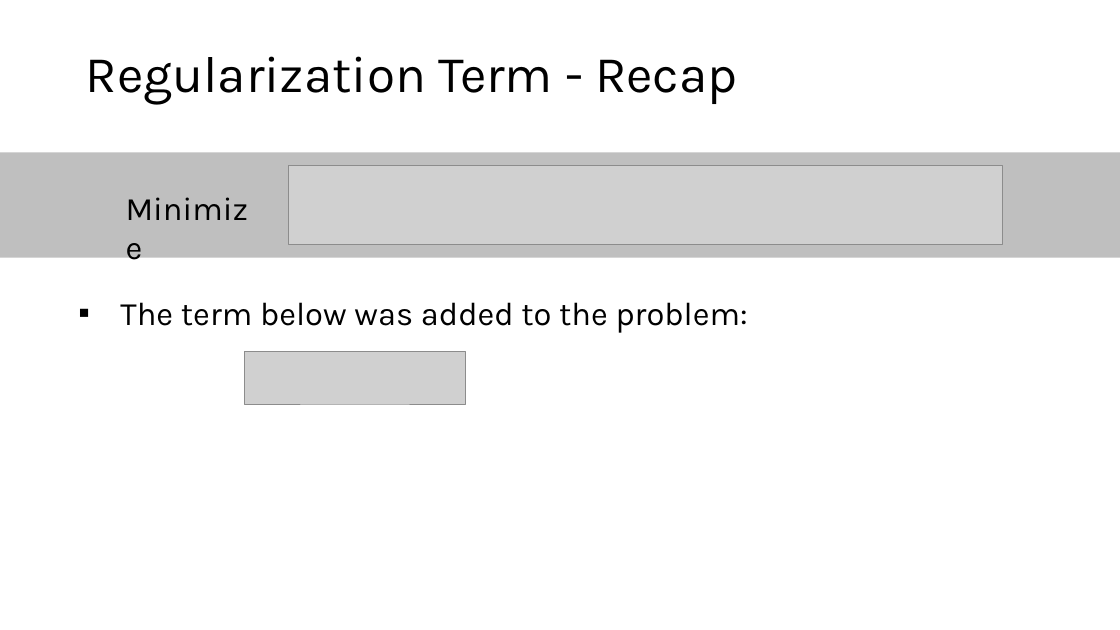
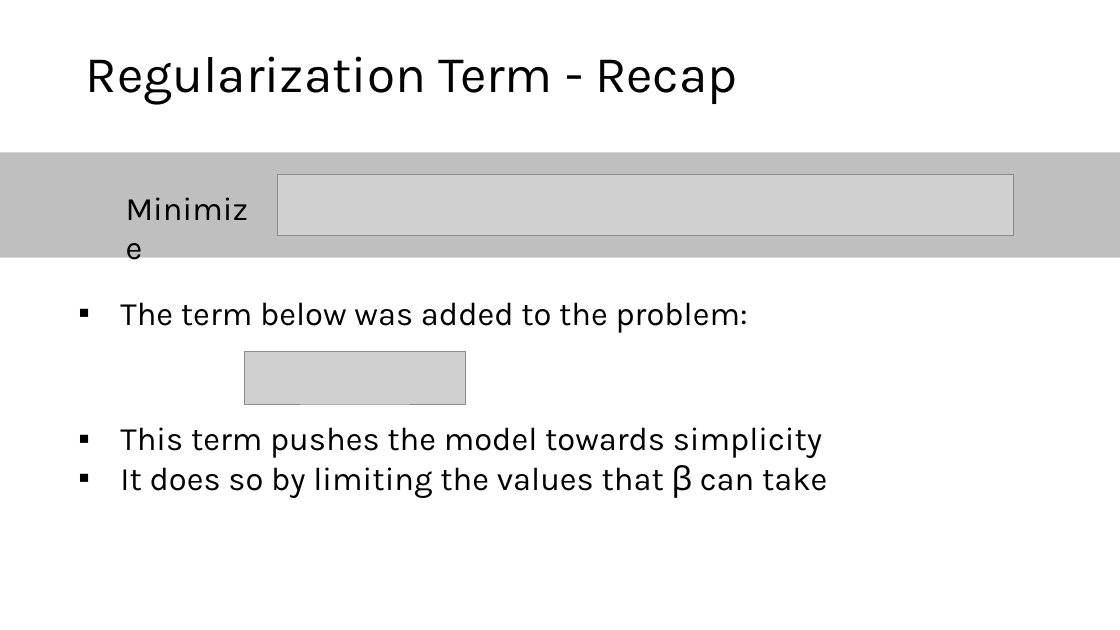
Before and after one commit to microsoft/AcademicContent, a slide deck: slide 4 of Instructor-Led/Module5/Lessons/Module5_Lesson7 Regression and Classification.pptx. Drawn at 1120x630 pixels with LibreOffice and Linux fonts; fonts in the diff are those of the drawing; grey boxes stand for pictures. Boxes give left, top, right and bottom in pixels: in the first picture for what was removed or moved away, otherwise in the second. Text is boxed around its words. In the diff, an @@ line names an element or a change of style, - is before the commit and + after.

```diff
--- a/Instructor-Led/Module5/Lessons/Module5_Lesson7 Regression and Classification.pptx
+++ b/Instructor-Led/Module5/Lessons/Module5_Lesson7 Regression and Classification.pptx
@@ picture: place and size @@
-picture at <box>289,166,1003,244</box>
+picture at <box>278,174,1014,236</box>
@@ text added at <box>120,427,827,498</box>, 28 pt, text #000000 @@
+▪ This term pushes the model towards simplicity
+▪ It does so by limiting the values that β can take
```
Also in this commit, not shown: 10 other slides changed, 11 other files.
